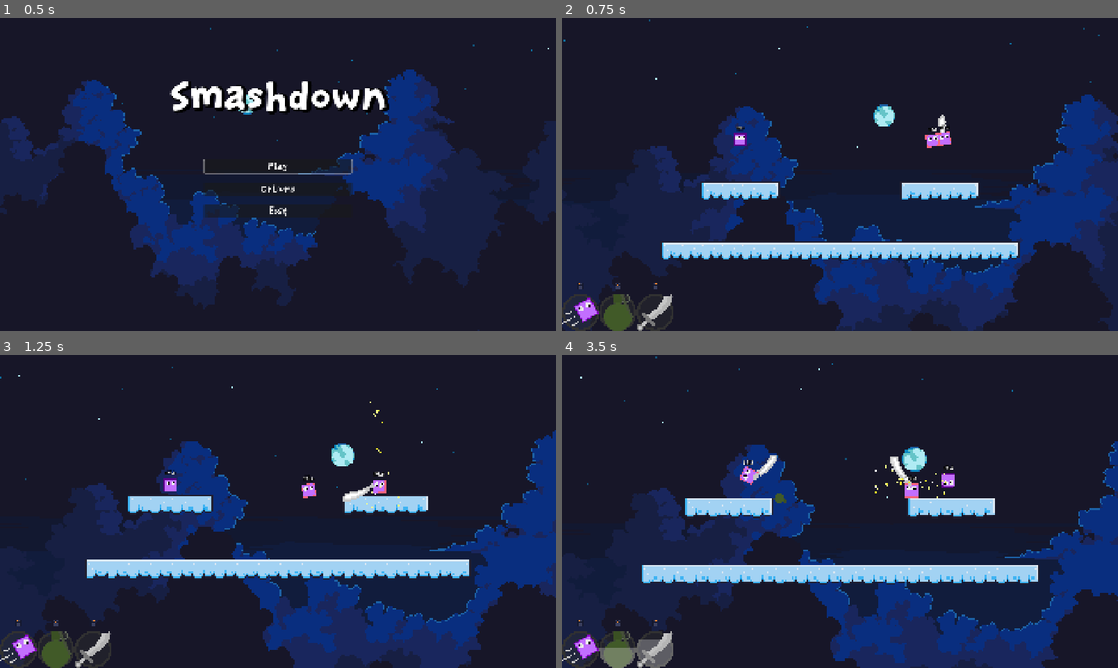
Above: before the commit, frames 1-4 (two rows, left to right).
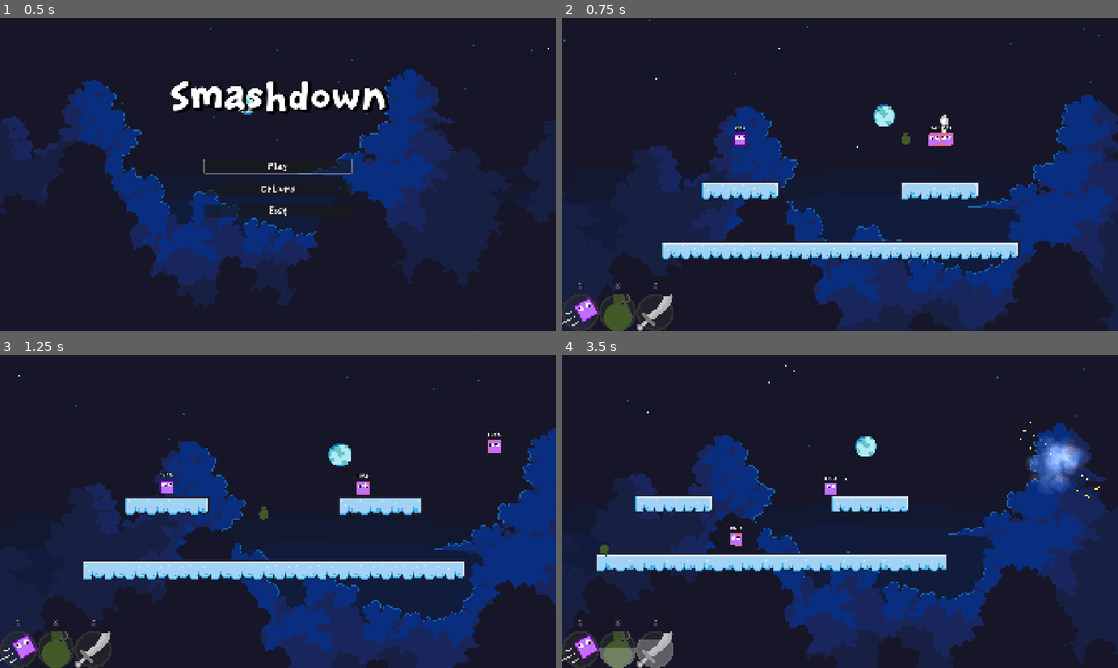
Above: after the commit, the same moments.

Repository: BoppleOpple/beat-the-clock
Game: Godot game, scene res://ui/main_menu/main_menu.tscn
Same seed, same stepped clock (60 frames per second), same inputs: the game is played once before the commit and once after it.
Inputs (mouse positions are in pixels of both pictures, inside the frame that each line leads up to):
- Up to frame 1 (0.5 s): no input
- Up to frame 2 (0.75 s): click "Play" at 0.5 s
- Up to frame 3 (1.25 s): no input
- Up to frame 4 (3.5 s): move the mouse to (734, 486) at 1.27 s; hold D (gameplay_right) 1.28-2.03 s; click (734, 486) at 1.35 s; tap Space (gameplay_jump) at 1.52, 2.27 s; move the mouse to (650, 567) at 2.02 s; hold S (gameplay_down) 2.03-2.78 s; tap Middle mouse button (gameplay_ability_middle) at 2.1 s; click (650, 567) at 2.17 s; move the mouse to (917, 508) at 2.77 s; hold D (gameplay_right) from 2.78 s (still down); right-click (917, 508) at 2.85 s; click (917, 508) at 2.92 s

Frame 1 is identical in both runs. In frame 2, 0.4% of the frame differs, in the area x 18-96%, y 30-61%; in frame 3, 7.9%; in frame 4, 37%, in the area x 0-100%, y 0-100%.

Commit message:
feat: add bomber ai

Diff:
--- a/actors/actor_base.gd
+++ b/actors/actor_base.gd
@@ -310,7 +310,7 @@
 	emit_signal("respawn", self)
 
 func _die_and_free() -> void:
-	$CollisionShape2D.disabled = true
+	$CollisionShape2D.set_deferred("disabled", true)
 	self.sleeping = true
 	self.should_free = true
 	$Visual.visible = false
@@ -407,7 +407,6 @@
 	kill(true, false)
 
 func _on_death_particles_finished() -> void:
-	print("done??")
 	if should_free:
 		self.queue_free()
 
--- /dev/null
+++ b/actors/enemies/bomber/enemy_bomber.gd
@@ -0,0 +1,148 @@
+class_name EnemyBomber
+extends EnemyBase
+
+const PANIC_DASH_CHANCE: float = 0.25
+
+const EVADE_JUMP_CHANCE: float = 0.15
+
+###########
+# GLOBALS #
+###########
+
+var next_bomb: int = 2
+
+var bomb_timer_duration: float = GameManager.ABILITY_COOLDOWN[GameManager.Ability.SWORD] * 0.2
+
+###########
+# METHODS #
+###########
+
+func _ready() -> void:
+	super()
+
+	state_graph = {
+		"IDLE": ["IDLE", "EVADE", "RUSH"],
+		"RUSH": ["IDLE", "RUSH", "EVADE", "EVADE"],
+		"EVADE": ["IDLE", "EVADE", "RUSH", "RUSH"],
+		"RECOVERY": ["RUSH"]
+	}
+
+	state_durations = {
+		"IDLE": 1.0,
+		"RUSH": 2.0,
+		"EVADE": 2.0,
+		"RECOVERY": 0.5
+	}
+
+	ability_1 = GameManager.Ability.DASH
+	ability_2 = GameManager.Ability.GRENADE
+	ability_3 = GameManager.Ability.GRENADE
+
+func _get_move_x() -> float:
+	if self.target_node == null:
+		return false
+	if self.target_node is Grenade:
+		return sign(global_position.x - self.target_node.global_position.y)
+
+	match current_state:
+		"IDLE":
+			return clamp(-global_position.x / 1000, -1, 1)
+		"RUSH":
+			return clamp((self.target_node.global_position.x - global_position.x) / 300, -1, 1)
+		"EVADE":
+			return clamp(-(self.target_node.global_position.x - global_position.x) / 1000, -1, 1)
+		"RECOVERY":
+			return clamp(-global_position.x / 1000, -1, 1)
+	return 0.0
+
+func _get_jump() -> bool:
+	if self.target_node == null:
+		return false
+	if self.target_node is Grenade:
+		var actor_to_grenade: Vector2 = self.target_node.global_position - global_position
+		if abs(actor_to_grenade.y) < 50 and actor_to_grenade.dot(self.target_node.linear_velocity) > -0.1:
+			return true
+	match current_state:
+		"IDLE":
+			pass
+		"RUSH":
+			return self.target_node.global_position.y < global_position.y + 100
+		"EVADE":
+			return randf() < EVADE_JUMP_CHANCE
+		"RECOVERY":
+			return true
+	return false
+
+func _get_slow_fall() -> bool:
+	if self.target_node == null:
+		return false
+	match current_state:
+		"IDLE":
+			return false
+		"RUSH":
+			return self.target_node.global_position.y < global_position.y - 20
+		"EVADE":
+			return self.target_node.global_position.y < global_position.y + 20
+		"RECOVERY":
+			return true
+	return false
+
+func _get_ability_1() -> bool:
+	if self.target_node == null:
+		return false
+	match current_state:
+		"IDLE":
+			return false
+		"RUSH":
+			# dash when far away
+			return global_position.distance_to(self.target_node.global_position) > 500
+		"EVADE":
+			return false
+		"RECOVERY":
+			if $Unrotatable/Senses/SenseLeft.is_colliding():
+				self.target_direction = Vector2.from_angle(-3*PI/4)
+				return true
+			if $Unrotatable/Senses/SenseRight.is_colliding():
+				self.target_direction = Vector2.from_angle(-PI/4)
+				return true
+			if randf() < PANIC_DASH_CHANCE:
+				self.target_direction = Vector2.UP
+				return true
+	return false
+
+func _get_ability_2() -> bool:
+	if self.target_node == null:
+		return false
+	if self.target_node is Grenade:
+		return false
+	if ( \
+		global_position.distance_to(self.target_node.global_position) > 150 \
+		and next_bomb == 2 \
+		and $Timers/BombTimer.time_left == 0 \
+	):
+		self.target_direction = (self.target_node.global_position - self.global_position).normalized()
+		$Timers/BombTimer.start(bomb_timer_duration)
+		next_bomb = 3
+		return true
+	return false
+
+func _get_ability_3() -> bool:
+	if self.target_node == null:
+		return false
+	if self.target_node is Grenade:
+		return false
+	if ( \
+		global_position.distance_to(self.target_node.global_position) > 150 \
+		and next_bomb == 3 \
+		and $Timers/BombTimer.time_left == 0 \
+	):
+		self.target_direction = (self.target_node.global_position - self.global_position).normalized()
+		self.target_direction.y -= 0.9
+		self.target_direction = self.target_direction.normalized()
+		$Timers/BombTimer.start(bomb_timer_duration)
+		next_bomb = 2
+		return true
+	return false
+
+func _get_ability_combo() -> bool:
+	return false
--- /dev/null
+++ b/actors/enemies/bomber/enemy_bomber.tscn
@@ -0,0 +1,14 @@
+[gd_scene format=3 uid="uid://b8iqpqvc0oocq"]
+
+[ext_resource type="PackedScene" uid="uid://dph6l0nqt4m0p" path="res://actors/enemies/enemy_base.tscn" id="1_utd4u"]
+[ext_resource type="Script" uid="uid://cj0jaaw0o5qva" path="res://actors/enemies/bomber/enemy_bomber.gd" id="2_rj5nv"]
+
+[node name="EnemyBomber" unique_id=950486434 groups=["baddies"] instance=ExtResource("1_utd4u")]
+script = ExtResource("2_rj5nv")
+
+[node name="CollisionShape2D" parent="Visual/SwordAnchor/SlashCollision" parent_id_path=PackedInt32Array(1804471) index="0" unique_id=263427324]
+position = Vector2(59, -19.999998)
+
+[node name="BombTimer" type="Timer" parent="Timers" parent_id_path=PackedInt32Array(1078520662) index="11" unique_id=120634366]
+process_callback = 0
+one_shot = true
--- a/actors/enemies/melee/enemy_melee.tscn
+++ b/actors/enemies/melee/enemy_melee.tscn
@@ -2,9 +2,6 @@
 
 [ext_resource type="PackedScene" uid="uid://dph6l0nqt4m0p" path="res://actors/enemies/enemy_base.tscn" id="1_hc106"]
 [ext_resource type="Script" uid="uid://devp12u3i0ytj" path="res://actors/enemies/melee/enemy_melee.gd" id="2_sihox"]
-
-[sub_resource type="CircleShape2D" id="CircleShape2D_ikrvj"]
-radius = 21.0
 
 [node name="EnemyMelee" unique_id=950486434 groups=["baddies"] instance=ExtResource("1_hc106")]
 script = ExtResource("2_sihox")
@@ -12,14 +9,6 @@
 [node name="CollisionShape2D" parent="Visual/SwordAnchor/SlashCollision" parent_id_path=PackedInt32Array(1804471) index="0" unique_id=263427324]
 position = Vector2(59, -19.999998)
 
-[node name="JumpCollisionBelow" type="Area2D" parent="." index="2" unique_id=1117522722]
-
-[node name="BelowCollider" type="CollisionShape2D" parent="JumpCollisionBelow" index="0" unique_id=1295610869]
-position = Vector2(0, 21)
-shape = SubResource("CircleShape2D_ikrvj")
-
 [node name="SlashTimer" type="Timer" parent="Timers" parent_id_path=PackedInt32Array(1078520662) index="11" unique_id=120634366]
 process_callback = 0
 one_shot = true
-
-[connection signal="body_exited" from="JumpCollisionBelow" to="." method="_on_jump_collision_below_body_exited"]
--- a/actors/objects/grenade.tscn
+++ b/actors/objects/grenade.tscn
@@ -87,7 +87,7 @@
 
 [node name="PrimedTimer" type="Timer" parent="." unique_id=2143671294]
 process_callback = 0
-wait_time = 0.2
+wait_time = 0.1
 one_shot = true
 autostart = true
 
--- a/global/GameManager.gd
+++ b/global/GameManager.gd
@@ -1,6 +1,6 @@
 extends Node
 
-const PLAYER_MAX_TIME: float = 30.5#300.5
+const PLAYER_MAX_TIME: float = 300.5
 var player: PlayerData
 var player_ref: Player
 var options: Options
--- a/main.tscn
+++ b/main.tscn
@@ -6,6 +6,7 @@
 [ext_resource type="PackedScene" uid="uid://cna1uay0kbei2" path="res://player/player.tscn" id="3_h2yge"]
 [ext_resource type="PackedScene" uid="uid://grjdako5rpsp" path="res://ui/pause/pause.tscn" id="5_lquwl"]
 [ext_resource type="PackedScene" uid="uid://chg4k3ky170cu" path="res://actors/enemies/melee/enemy_melee.tscn" id="6_7mycd"]
+[ext_resource type="PackedScene" uid="uid://b8iqpqvc0oocq" path="res://actors/enemies/bomber/enemy_bomber.tscn" id="7_272bh"]
 
 [node name="Main" type="Node" unique_id=303326613]
 script = ExtResource("1_1bvp3")
@@ -34,5 +35,4 @@
 [node name="EnemyMelee" parent="." unique_id=950486434 instance=ExtResource("6_7mycd")]
 position = Vector2(-317, -186)
 
-[node name="EnemyMelee2" parent="." unique_id=689974674 instance=ExtResource("6_7mycd")]
-position = Vector2(-317, -186)
+[node name="EnemyBomber" parent="." unique_id=920122439 instance=ExtResource("7_272bh")]
Not shown, added: actors/enemies/bomber/enemy_bomber.gd.uid
